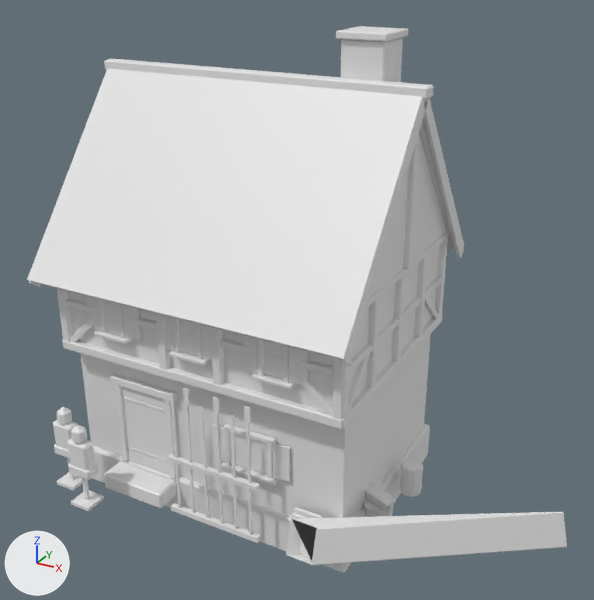
The glTF model public/buildings/armourer_1.glb as it was, and as the next commit left it.
The view is the same before and after, from a 50 mm lens placed at (8.93, -14.42, 11.38), pointed at (1.35, -0.64, 4.49). Lighting does not change. The marker at lower left points along +X, +Y and +Z. The older version comes first. Vertices at exactly the same position are counted once.

Before the edit, the objects in view are built like this:
```python
me_armourer_1 = bpy.data.meshes.new('armourer_1')
me_armourer_1.from_pydata(...)  # 2605 vertices, 4672 faces; spans x -3.75..7.3, y -3.85..3.21, z -0.5..9.8
me_armourer_1.materials.append(mat_ashlar_dcd8d0)  # white #e7e7e7
me_armourer_1.materials.append(mat_rubble)  # white #e7e7e7
me_armourer_1.materials.append(mat_boards)  # white #e7e7e7
me_armourer_1.materials.append(mat_iron_4a4c50)  # white #e7e7e7
me_armourer_1.materials.append(mat_beam_d8cfc6)  # white #e7e7e7
me_armourer_1.materials.append(mat_glass_20252a)  # white #e7e7e7
me_armourer_1.materials.append(mat_plaster)  # white #e7e7e7
me_armourer_1.materials.append(mat_tiles)  # white #e7e7e7
me_armourer_1.materials.append(mat_steel_9aa0a6)  # white #e7e7e7
me_armourer_1.materials.append(mat_team)  # white #e7e7e7
me_armourer_1.materials.append(mat_bark)  # white #e7e7e7
ob_armourer_1 = bpy.data.objects.new('armourer_1', me_armourer_1)
ob_armourer_1.location = (0.0, 0.0, 0.0)
```
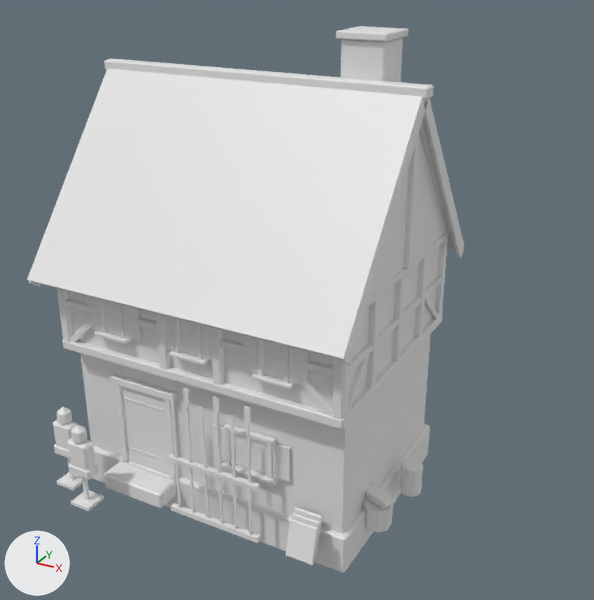
Edits to the scene script, one JSON object a line:
```json
{"block": "me_armourer_1", "where": "# used by ob_armourer_1; location = (0.0, 0.0, 0.0)"}
{"op": "remove", "block": "me_armourer_1", "code": "me_armourer_1.from_pydata(...)  # 2605 vertices, 4672 faces; spans x -3.75..7.3, y -3.85..3.21, z -0.5..9.8"}
{"op": "add", "block": "me_armourer_1", "code": "me_armourer_1.from_pydata(...)  # 2605 vertices, 4678 faces; spans x -3.75..4.04, y -3.85..3.21, z -0.5..9.8"}
{"block": "me_armourer_1", "change": "me_armourer_1 part 1"}
{"op": "set", "path": "me_armourer_1.vertices[2009].co", "old": "(7.25, -0.03, 0.02)", "new": "(2.41, -2.97, 0.02)"}
{"op": "set", "path": "me_armourer_1.vertices[2010].co", "old": "(7.12, 0.02, 0.78)", "new": "(2.41, -2.85, 0.78)", "note": "pixel (563, 512) -> pixel (290, 520)"}
{"op": "set", "path": "me_armourer_1.vertices[2011].co", "old": "(7.1, 0.02, 0.79)", "new": "(2.41, -2.82, 0.79)", "note": "pixel (562, 511) -> pixel (290, 518)"}
{"op": "set", "path": "me_armourer_1.vertices[2012].co", "old": "(7.1, 0.0, 0.77)", "new": "(2.39, -2.83, 0.77)", "note": "pixel (562, 512) -> pixel (289, 519)"}
{"op": "set", "path": "me_armourer_1.vertices[2013].co", "old": "(7.29, -0.05, 0.01)", "new": "(2.41, -3.02, 0.01)", "note": "pixel (566, 547) -> pixel (286, 555)"}
{"op": "set", "path": "me_armourer_1.vertices[2014].co", "old": "(7.3, -0.05, 0.04)", "new": "(2.41, -3.03, 0.04)", "note": "pixel (566, 546) -> pixel (285, 555)"}
{"op": "set", "path": "me_armourer_1.vertices[2015].co", "old": "(7.27, -0.06, 0.03)", "new": "(2.39, -3.01, 0.03)", "note": "pixel (565, 546) -> pixel (285, 554)"}
{"block": "me_armourer_1", "change": "other edits to the shape of me_armourer_1 do not show in these pictures"}
```

Where the change shows, as pixel boxes (x1, y1, x2, y2) in the pictures (594 x 600 px; the box of a moved part takes in the faces that stretch with it):
```json
{"object": "armourer_1", "change": "reshaped", "before": [27, 26, 567, 573], "after": [27, 26, 464, 573], "on screen": "19% narrower"}
{"part": 1, "of": "me_armourer_1", "change": "moved or reshaped", "before": [286, 512, 567, 565], "after": [286, 519, 317, 565]}
```
